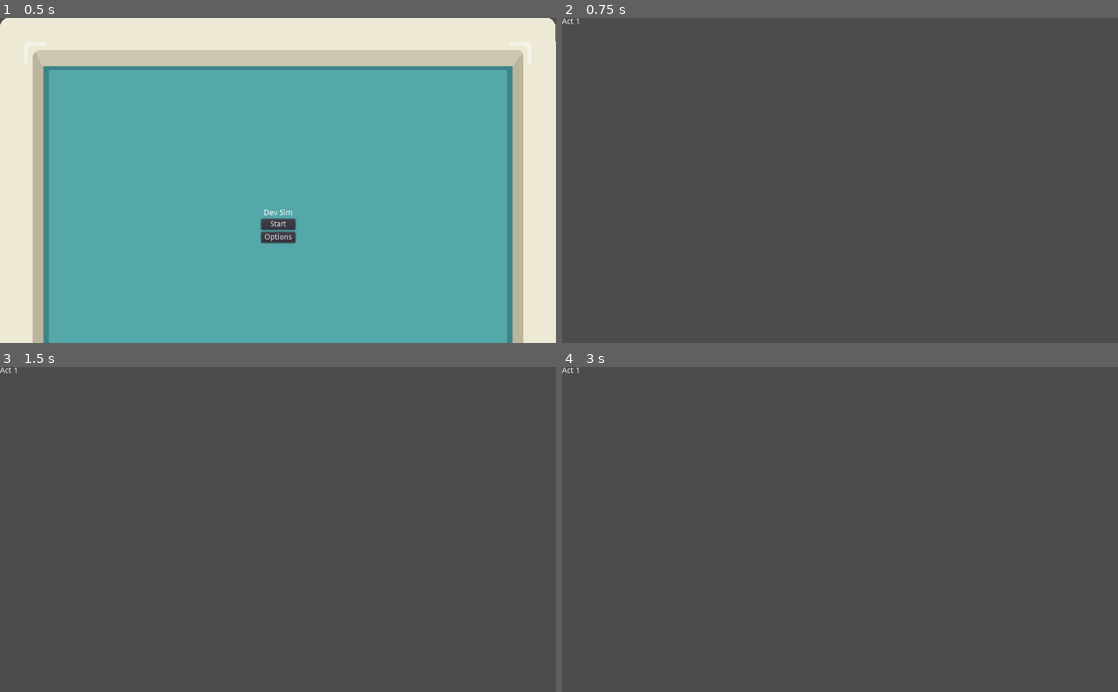
Above: before the commit, frames 1-4 (two rows, left to right).
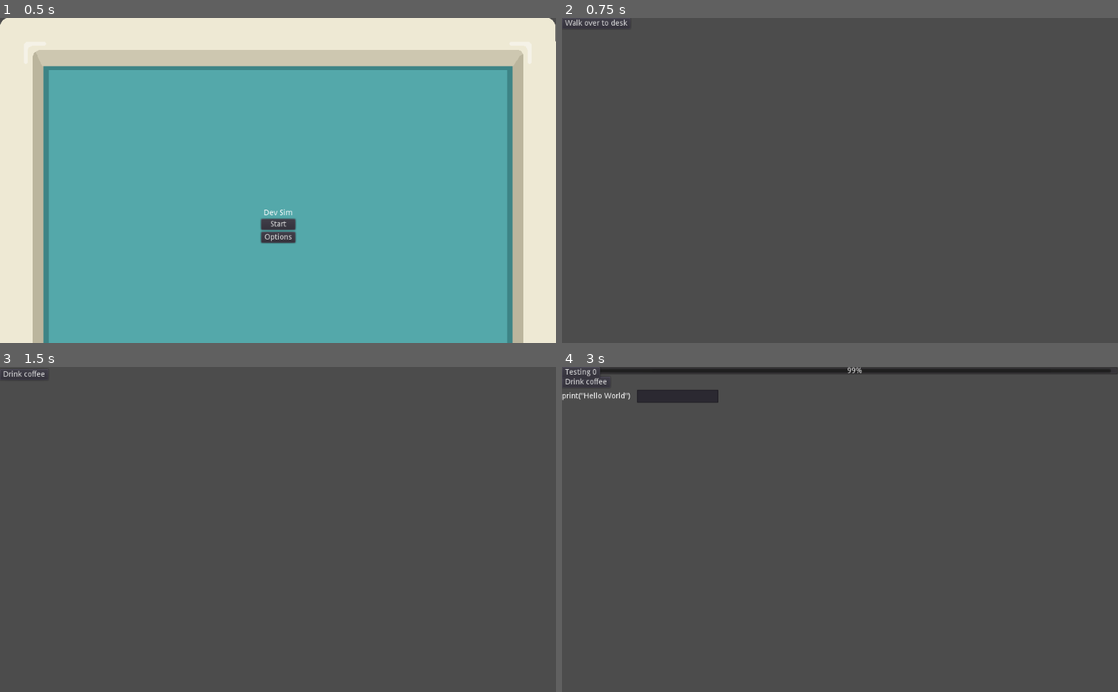
Above: after the commit, the same moments.

Repository: awlego/gmtk2023
Game: Godot game, scene res://MainMenu.tscn
Same seed, same stepped clock (60 frames per second), same inputs: the game is played once before the commit and once after it. This scene is started directly instead of the project's main scene.
Inputs (mouse positions are in pixels of both pictures, inside the frame that each line leads up to):
- Up to frame 1 (0.5 s): no input
- Up to frame 2 (0.75 s): click "Start" at 0.5 s
- Up to frame 3 (1.5 s): click (33, 373) at 1.25 s, where only the run after the commit has a clickable "Walk over to desk"
- Up to frame 4 (3 s): click (584, 373) at 2 s, where only the run after the commit has a clickable "Drink coffee"; click (595, 396) at 2.75 s, where only the run after the commit has a clickable "Turn on computer"

Frame 1 is identical in both runs. In frame 2, 0.1% of the frame differs, in the area x 0-12%, y 0-3%; in frame 3, less than 0.1%; in frame 4, 2.4%, in the area x 0-100%, y 0-11%.

Commit message:
Ok this is the real fix

Diff:
--- a/devsim/StartButton.gd
+++ b/devsim/StartButton.gd
@@ -11,8 +11,8 @@
 	pass # Replace with function body.
 
 func _on_StartButton_pressed():
-	get_tree().change_scene("res://Stage1.tscn")
-	pass # Replace with function body.
+	get_tree().change_scene("res://opening_scene.tscn")
+
 
 # Called every frame. 'delta' is the elapsed time since the previous frame.
 #func _process(delta):
